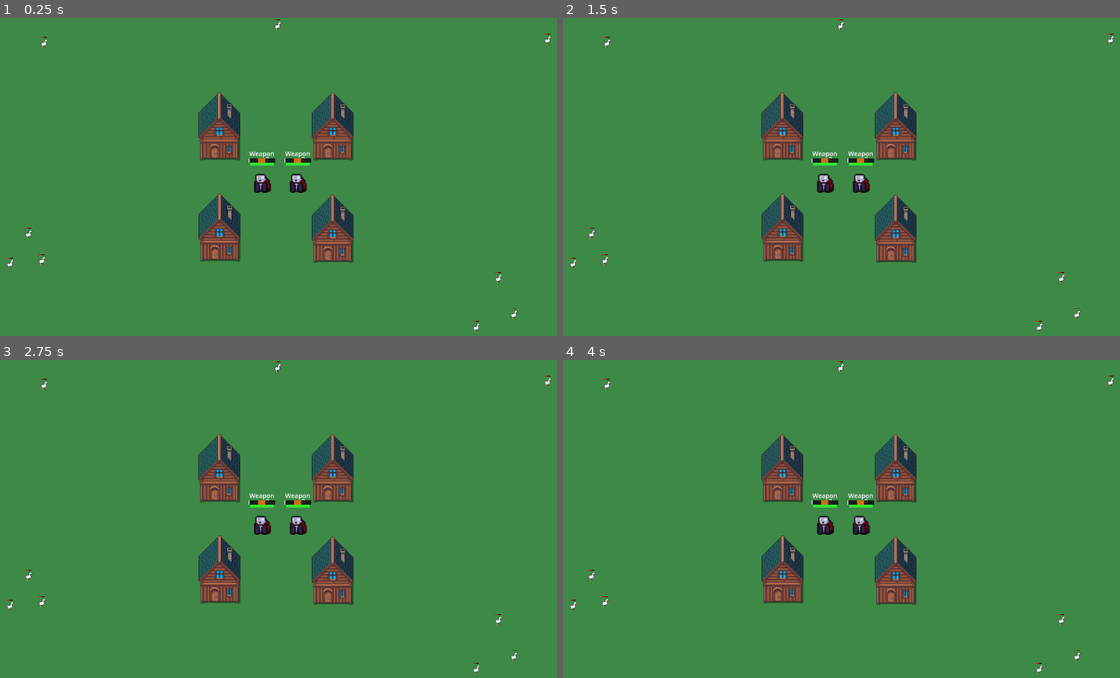
Above: before the commit, frames 1-4 (two rows, left to right).
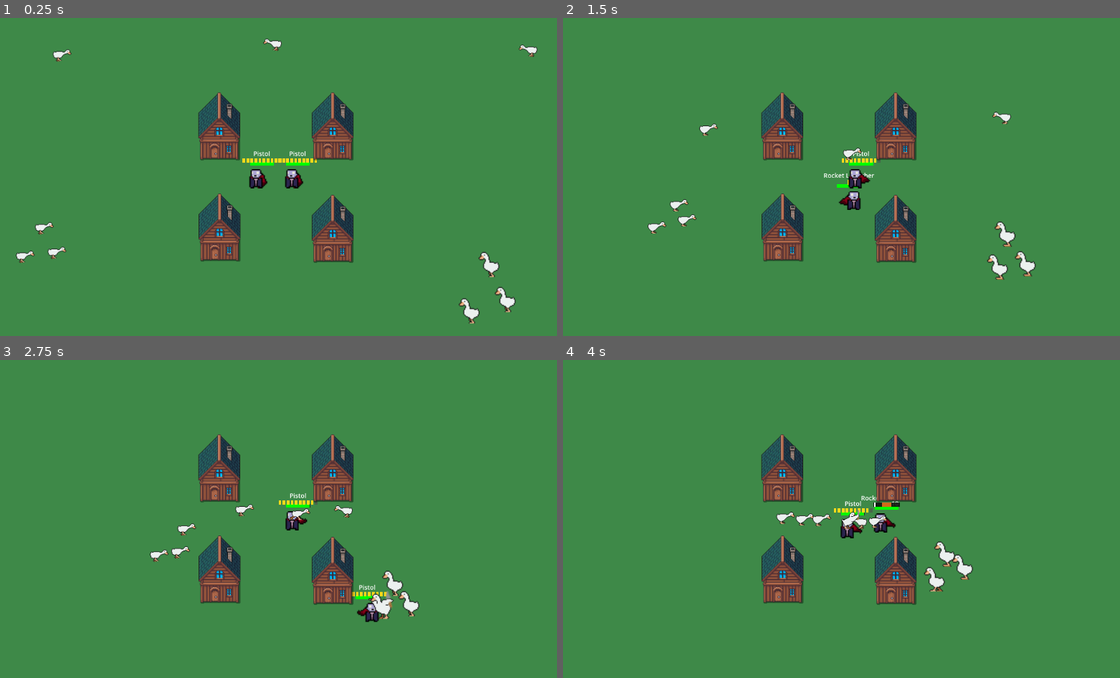
Above: after the commit, the same moments.

Repository: MatthewDulworth/gmtk26
Game: Godot game, scene res://main.tscn
Same seed, same stepped clock (60 frames per second), same inputs: the game is played once before the commit and once after it. Sound files missing from this copy of the repository are replaced by a short silence.
Inputs:
- Up to frame 1 (0.25 s): no input
- Up to frame 2 (1.5 s): tap Enter (shoot_p2) at 0.5 s; hold D (move_right) 0.53-1.28 s; tap E (next_weapon) at 0.6 s; tap Q (previous_weapon) at 0.8, 1.35 s; hold S (move_down) from 1.28 s (still down)
- Up to frame 3 (2.75 s): tap Space (shoot) at 1.55, 2.1 s; release S (move_down) at 2.03 s; hold D (move_right) from 2.03 s (still down); tap E (next_weapon) at 2.3 s
- Up to frame 4 (4 s): release D (move_right) at 2.78 s; hold W (move_up) 2.78-3.53 s; tap Down (move_down_p2) at 2.85 s; tap Q (previous_weapon) at 3.05 s; hold A (move_left) from 3.53 s (still down); tap Left (move_left_p2) at 3.6 s; tap Space (shoot) at 3.8 s

The runs differ from the first frame. In frame 1, 1.8% of the frame differs, in the area x 1-100%, y 0-99%; in frame 2, 1.9%; in frame 3, 2.0%; in frame 4, 2.0%.
Error before the commit: Parse Error: Identifier "weapon_data" not declared in the current scope. (res://weapons/Weapon.gd:53)

Commit message:
more audio

Diff:
--- a/autoload/AudioManager.tscn
+++ b/autoload/AudioManager.tscn
@@ -29,3 +29,21 @@
 [node name="AudioStreamPlayer5" type="AudioStreamPlayer" parent="AudioPlayerPool" unique_id=23983494]
 
 [node name="AudioStreamPlayer6" type="AudioStreamPlayer" parent="AudioPlayerPool" unique_id=512482798]
+
+[node name="AudioStreamPlayer7" type="AudioStreamPlayer" parent="AudioPlayerPool" unique_id=1475631514]
+
+[node name="AudioStreamPlayer8" type="AudioStreamPlayer" parent="AudioPlayerPool" unique_id=1925705085]
+
+[node name="AudioStreamPlayer9" type="AudioStreamPlayer" parent="AudioPlayerPool" unique_id=1335040058]
+
+[node name="AudioStreamPlayer10" type="AudioStreamPlayer" parent="AudioPlayerPool" unique_id=812319051]
+
+[node name="AudioStreamPlayer11" type="AudioStreamPlayer" parent="AudioPlayerPool" unique_id=1021727123]
+
+[node name="AudioStreamPlayer12" type="AudioStreamPlayer" parent="AudioPlayerPool" unique_id=361883497]
+
+[node name="AudioStreamPlayer13" type="AudioStreamPlayer" parent="AudioPlayerPool" unique_id=1251576808]
+
+[node name="AudioStreamPlayer14" type="AudioStreamPlayer" parent="AudioPlayerPool" unique_id=2089093435]
+
+[node name="AudioStreamPlayer15" type="AudioStreamPlayer" parent="AudioPlayerPool" unique_id=1526420028]
--- a/autoload/audio_manager.gd
+++ b/autoload/audio_manager.gd
@@ -1,6 +1,6 @@
 extends Node
 
-const POOL_RESIZE_FACTOR := 1.5
+const POOL_RESIZE_FACTOR := 2.0
 
 #var end_stream = preload("res://Audio/end_theme.tres")
 
@@ -59,22 +59,22 @@
 @onready var _free_audio_player_queue: Array[AudioStreamPlayer] = []
 var deboog = true
 
-var player_walking_stream: AudioStreamPlayer
-var enemy_walking_stream: AudioStreamPlayer
+var player_walking_streams = {}
+var enemy_walking_streams = {}
 var reloading_stream: AudioStreamPlayer
 
 func _ready() -> void:
 	_add_pool_members_to_audio_queue()
 	SignalBus.enemy_damaged.connect(func(current_health): play(SFX.ENEMY_DAMAGED))
-	SignalBus.enemy_died.connect(func(): play(SFX.ENEMY_DIED))
+	SignalBus.enemy_died.connect(_on_enemy_died)
 	SignalBus.enemy_attacked.connect(func(): play(SFX.ENEMY_ATTACKED))
 	SignalBus.enemy_spawned.connect(_on_enemy_spawn)
 	SignalBus.player_picked_up_feather.connect(func(): play(SFX.PICKED_UP_FEATHER))
 
 	SignalBus.player_damaged.connect(func(current_health): play(SFX.PLAYER_DAMAGED))
-	SignalBus.player_died.connect(func(): play(SFX.PLAYER_DIED))
-
-	SignalBus.player_fired_weapon.connect(func(weapon_data): play(SFX.PLAYER_FIRED_WEAPON))
+	SignalBus.player_died.connect(_on_player_died)
+
+	SignalBus.player_fired_weapon.connect(_on_player_fired_weapon)
 	SignalBus.started_reload.connect(_on_started_reload)
 	SignalBus.reloaded.connect(_on_reloaded)
 
@@ -82,7 +82,8 @@
 
 	SignalBus.player_started_walking.connect(_on_player_started_walking)
 	SignalBus.player_stopped_walking.connect(_on_player_stopped_walking)
-
+	SignalBus.enemy_started_walking.connect(_on_enemy_started_walking)
+	SignalBus.enemy_stopped_walking.connect(_on_enemy_stopped_walking)
 
 	SignalBus.wave_started.connect(func(): play(SFX.ENEMY_WAVE_STARTED))
 	SignalBus.wave_ended.connect(func(): play(SFX.ENEMY_WAVE_ENDED))
@@ -92,27 +93,41 @@
 	theme_stream = main_player.stream.get_clip_stream(0) as AudioStreamSynchronized
 	main_playback = main_player.get_stream_playback() as AudioStreamPlaybackInteractive
 
+# add weapon sfx types here
+func _on_player_fired_weapon(weapon_data):
+	play(SFX.PLAYER_FIRED_WEAPON)
+
+func _on_enemy_started_walking(enemy):
+	enemy_walking_streams[enemy] = play_loop(SFX.ENEMY_WALKING)
+
+func _on_enemy_stopped_walking(enemy):
+	stop_loop(enemy_walking_streams[enemy])
+
+func _on_player_died(player):
+	if player_walking_streams[player]: stop_loop(player_walking_streams[player])
+	play(SFX.PLAYER_DIED)
+
 func _on_enemy_spawn ():
 	play(SFX.ENEMY_SPAWNED)
 	#play_loop(SFX.ENEMY_WALKING)
 
+func _on_enemy_died(enemy):
+	if enemy_walking_streams[enemy]:
+		stop_loop(enemy_walking_streams[enemy])
+	play(SFX.ENEMY_DIED)
+
 func _on_started_reload(weapon_data: WeaponData):
 	reloading_stream = play_loop(SFX.RELOADING)
 
 func _on_reloaded(active: bool):
 	stop_loop(reloading_stream)
 
-func _on_player_started_walking():
-	player_walking_stream = play_loop(SFX.PLAYER_WALKING)
-
-func _on_player_stopped_walking():
-	stop_loop(player_walking_stream)
-
-func _on_enemy_started_walking():
-	enemy_walking_stream = play_loop(SFX.ENEMY_WALKING)
-
-func _on_enemy_stopped_walking():
-	stop_loop(enemy_walking_stream)
+func _on_player_started_walking(player):
+	player_walking_streams[player] = play_loop(SFX.PLAYER_WALKING)
+
+func _on_player_stopped_walking(player):
+	stop_loop(player_walking_streams[player])
+
 
 func _process(_delta: float) -> void:
 	pass
--- a/autoload/signal_bus.gd
+++ b/autoload/signal_bus.gd
@@ -5,8 +5,8 @@
 signal player_damaged(current_health)
 signal player_picked_up_item
 signal player_switched_weapon
-signal player_started_walking
-signal player_stopped_walking
+signal player_started_walking(player)
+signal player_stopped_walking(player)
 signal player_picked_up_feather
 
 signal player_fired_weapon(weapon_data: WeaponData)
@@ -15,9 +15,11 @@
 
 # enemy signals
 signal enemy_damaged(current_health)
-signal enemy_died
+signal enemy_died(enemy)
 signal enemy_spawned
 signal enemy_attacked
+signal enemy_stopped_walking(enemy)
+signal enemy_started_walking(enemy)
 
 # level signals
 signal wave_started(wave: int)
--- a/chracters/enemies/EnemyController.gd
+++ b/chracters/enemies/EnemyController.gd
@@ -5,7 +5,16 @@
 @export var players: Array[PlayerController]
 @export var health: Health
 @export var hurtbox: HurtBox
-@export var state: EnemyState
+@export var state: EnemyState:
+	set(v):
+		if v == EnemyState.CHASE and state !=  EnemyState.CHASE:
+			SignalBus.enemy_started_walking.emit(self)
+		elif v != EnemyState.CHASE:
+
+			SignalBus.enemy_stopped_walking.emit(self)
+
+		state = v
+
 
 var target: Vector2
 var is_attack_on_cooldown: bool = false
@@ -120,7 +129,7 @@
 	SignalBus.enemy_attacked.emit()
 
 func _dead_pending_collection() -> void:
-	SignalBus.enemy_died.emit()
+	SignalBus.enemy_died.emit(self)
 	state = EnemyState.DEAD_PENDING_COLLECTION
 	animation.speed_scale = 1.0
 	animation.play(enemy_data.animation_name_die)
--- a/chracters/player/PlayerController.gd
+++ b/chracters/player/PlayerController.gd
@@ -28,12 +28,12 @@
 
 func take_damage(damage: float) -> void:
 	health.take_damage(damage)
+	SignalBus.player_damaged.emit(damage)
 
 func _ready() -> void:
 	health.initialize(player_data.max_health, player_data.health_regen_rate)
 	health_bar.bind(health)
 	input = InputManager.get_input_intent(player_id)
-	health.died.connect(_on_death)
 	weapons_list.initialize(player_data.starting_weapons)
 	_use_weapon(weapons_list.get_current_weapon())
 	state = PlayerState.ALIVE
@@ -45,7 +45,6 @@
 
 	# Signals
 	health.died.connect(_on_death)
-	health.health_changed.connect(func(current_health): SignalBus.player_damaged.emit(current_health))
 	pickup_box.area_entered.connect(_on_collect_feather)
 	weapon.fired.connect(func(weapon_data): SignalBus.player_fired_weapon.emit(weapon_data))
 	weapon.reloaded.connect(func(active): SignalBus.reloaded.emit(active))
@@ -87,15 +86,14 @@
 
 func _cycle_weapon(forwards: bool) -> void:
 	_use_weapon(weapons_list.switch_weapon(forwards))
->>>>>>> b7e04bb1a781349957ee2980f0a8e0c33603c4f4
 
 func _physics_process(_delta: float) -> void:
 	velocity = input.move * player_data.move_speed
 
 	if velocity == Vector2.ZERO and last_move != Vector2.ZERO:
-		SignalBus.player_stopped_walking.emit()
+		SignalBus.player_stopped_walking.emit(self)
 	elif (velocity.x != 0 or velocity.y != 0) and last_move == Vector2.ZERO:
-		SignalBus.player_started_walking.emit()
+		SignalBus.player_started_walking.emit(self)
 
 	last_move = velocity
 	move_and_slide()
@@ -136,9 +134,6 @@
 			if enemy and enemy.state == EnemyController.EnemyState.DEAD_PENDING_COLLECTION:
 				enemy.collect()
 
-
-func take_damage(damage: float) -> void:
-	health.take_damage(damage)
 func _on_animation_complete() -> void:
 	if animation.animation == player_data.animation_name_die:
 		animation.stop()
--- a/weapons/Weapon.gd
+++ b/weapons/Weapon.gd
@@ -50,7 +50,7 @@
 	if weapon_slot.ammo.mags_left <= 0: return
 
 	if not reloading: # begin reloading
-		started_reload.emit(weapon_data)
+		started_reload.emit(weapon_slot.weapon)
 		reloading = true
 		tried_active_reload = false
 		reload_timer.start(weapon_slot.weapon.reload_time)
@@ -94,7 +94,7 @@
 
 	fire_cooldown = 1.0 / max(weapon_slot.weapon.fire_rate, 0.01)
 	weapon_slot.ammo.bullets_left -= 1
-	fired.emit(weapon_data)
+	fired.emit(weapon_slot.weapon)
 	ammo_changed.emit()
 	print(weapon_slot.ammo.bullets_left)
 
